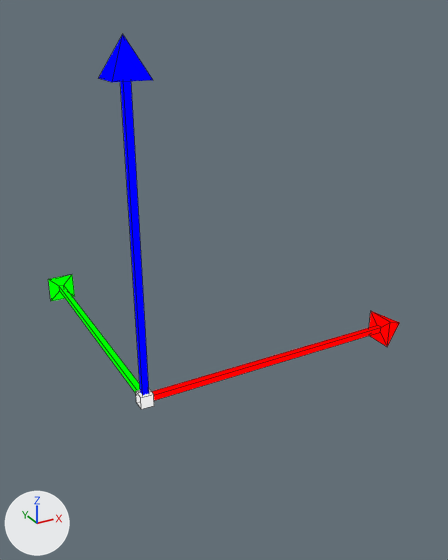
Before and after pictures for a commit that changed the Blender file tools/castle-editor/gfx/gizmos/translate.blend.
One viewpoint serves both versions: a 50 mm camera at (-0.538, -1.462, 1.056) aimed at (0.422, 0.284, 0.183). Arrows for +X, +Y and +Z are at lower left; the lights stay in place. Mesh edges are drawn as thin lines.

Script lines for the objects in view, before the commit:
```python
me_cube_001 = bpy.data.meshes.new('Cube.001')
me_cube_001.from_pydata(...)  # 13 vertices, 13 faces; spans x 0.0..1.0, y -5.0..5.0, z -5.0..5.0
me_cube_001.materials.append(mat_materialx)
me_cube_002 = bpy.data.meshes.new('Cube.002')
me_cube_002.from_pydata(...)  # 13 vertices, 13 faces; spans x 0.0..1.0, y -5.0..5.0, z -5.0..5.0
me_cube_002.materials.append(mat_materialy)
me_cube_004 = bpy.data.meshes.new('Cube.004')
me_cube_004.from_pydata(...)  # a box spanning x -1.0..1.0, y -1.0..1.0, z -1.0..1.0
me_cube_004.materials.append(mat_center)
ob_cube = bpy.data.objects.new('Cube', me_cube_001)
ob_cube.location = (0.0, 0.0, 0.0)
ob_cube.scale = (1.0, 0.01, 0.01)
ob_cube_001 = bpy.data.objects.new('Cube.001', me_cube_002)
ob_cube_001.location = (0.0, 0.0, 0.0)
ob_cube_001.rotation_euler = (0.0, 0.0, -4.712)  # degrees (0, 0, -270)
ob_cube_001.scale = (1.0, 0.01, 0.01)
ob_cube_003 = bpy.data.objects.new('Cube.003', me_cube_004)
ob_cube_003.location = (0.0, 0.0, 0.0)
ob_cube_003.scale = (0.02, 0.02, 0.02)
# also in view: 'Cube.002' at (0.0, 0.0, 0.5)
```
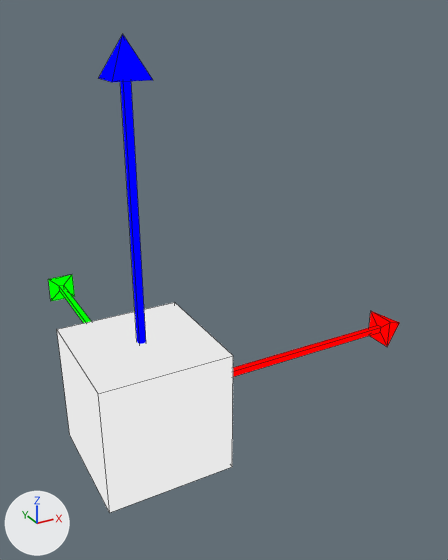
The change, as JSON lines over the scene's bpy script:
```json
{"op": "set", "path": "ob_cube_003.scale", "old": "(0.02, 0.02, 0.02)", "new": "(0.19, 0.19, 0.19)"}
```

Changed parts and their boxes [x1, y1, x2, y2] in the pictures (448 x 560 px):
```json
{"object": "Cube.003", "change": "rescaled", "before": [136, 389, 154, 409], "after": [57, 302, 233, 513], "on screen": "832% wider, 910% taller"}
```
